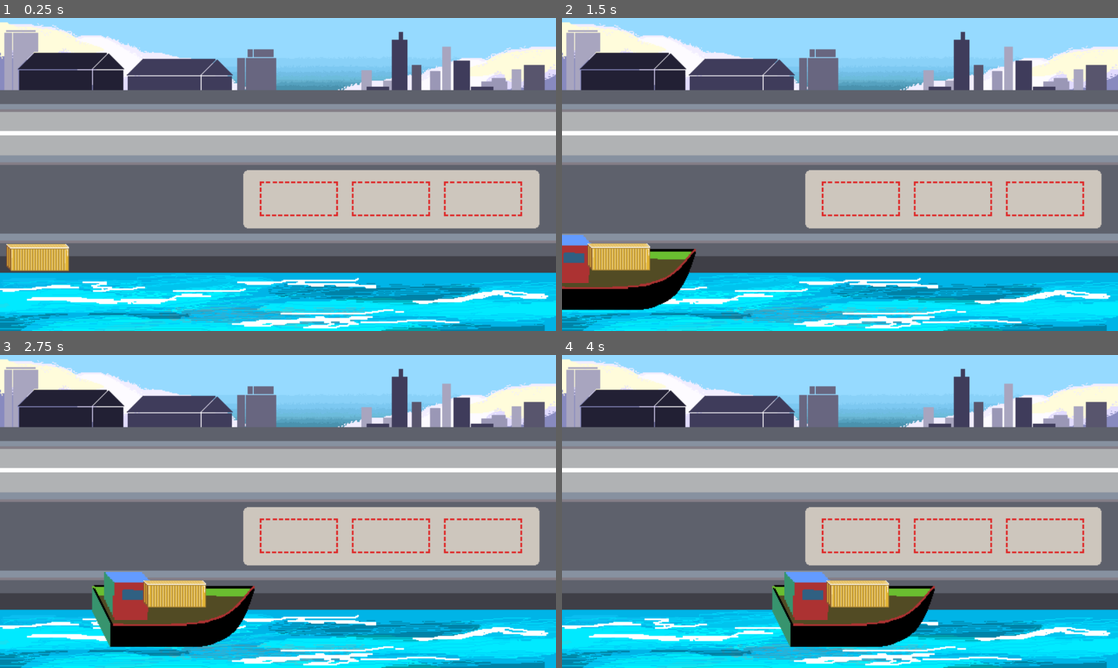
Above: before the commit, frames 1-4 (two rows, left to right).
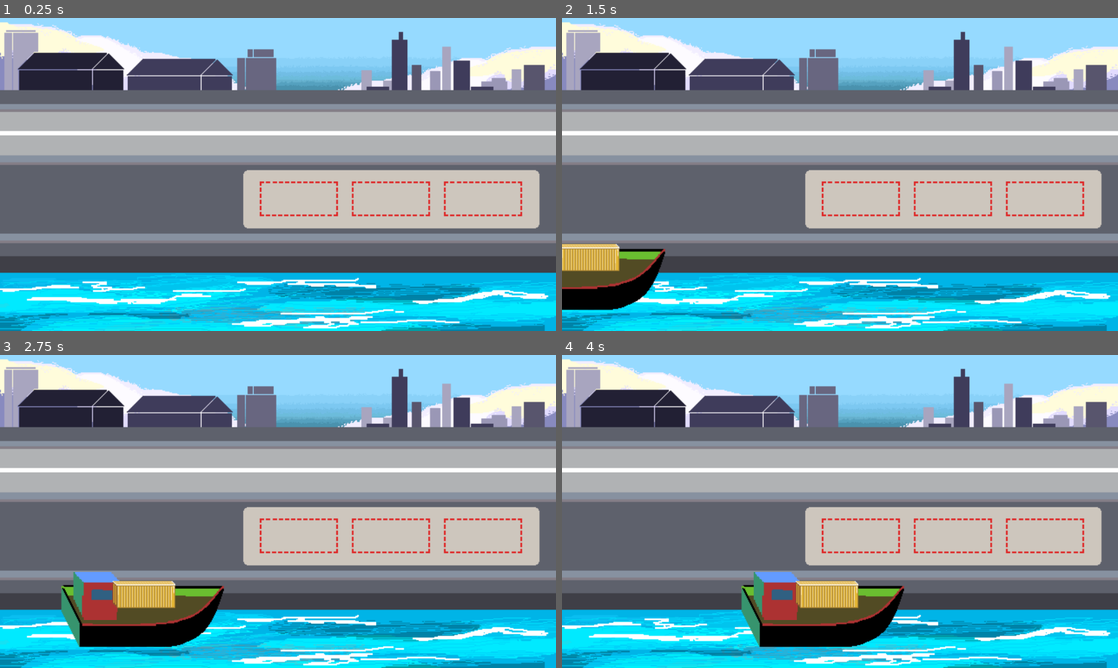
Above: after the commit, the same moments.

Repository: FlorCardinali/Game-jam-4.12.2023-puerto-de-ingeniero-white-
Game: Godot game, scene res://main.tscn
The game is run twice, just before and just after one commit, with the same random seed, the same clock (stepped at 60 frames per second) and the same inputs.
Inputs (mouse positions are in pixels of both pictures, inside the frame that each line leads up to):
- Up to frame 1 (0.25 s): no input
- Up to frame 2 (1.5 s): move the mouse to (600, 259) at 0.52 s; press the mouse at (600, 259) at 0.53 s; move the mouse to (600, 259) at 1.27 s; release the mouse at (600, 259) at 1.28 s; click (600, 259) at 1.35 s
- Up to frame 3 (2.75 s): move the mouse to (333, 442) at 2.02 s; press the mouse at (333, 442) at 2.03 s
- Up to frame 4 (4 s): move the mouse to (812, 574) at 2.77 s; release the mouse at (812, 574) at 2.78 s; click (812, 574) at 2.85 s; move the mouse to (1006, 558) at 3.52 s; press the mouse at (1006, 558) at 3.53 s

The runs differ from the first frame. In frame 1, 1.0% of the frame differs, in the area x 1-13%, y 72-81%; in frame 2, 3.1%; in frame 3, 5.2%; in frame 4, 5.2%, in the area x 32-68%, y 69-94%.

Commit message:
movimiento dell barco
funcionando pero con alambre

Diff:
--- a/main.gd
+++ b/main.gd
@@ -17,24 +17,28 @@
 	pass
 
 func _process(delta):
-	if hay_barco == false:
+	if not hay_barco:
 		barco_instancia = barco.instantiate()
 		caja_instancia = caja.instantiate()
 		add_child(barco_instancia)
 		barco_instancia.position = Vector2(-800,750)
 		add_child(caja_instancia)
-		caja_instancia.position = Vector2(20,780)
+		caja_instancia.position = Vector2(-350,780)
 		hay_barco = true
-	elif hay_barco == true and $timer_barco.timeout:
+	elif hay_barco and $timer_barco.timeout:
 		recorrer_mapa(barco_instancia, caja_instancia)
+
+
 
 func recorrer_mapa(barco, caja):
 	colision_barco = barco.move_and_collide(vector_barco)
 	print(barco.position)
-	if barco.position.x >= 2000:
+	if barco.position.x >= 2500:
 		barco.queue_free()
-		caja.queue_free()
 		hay_barco= false
+
 	if colision_barco!=null:
-		if colision_barco.get_collider().is_in_group("cajas"):
+		if colision_barco.get_collider().is_in_group("cajas") and caja.position.x <= 1930:
 			caja.empujar(vector_caja)
+		elif caja.position.x >= 1930:
+			caja.queue_free()
